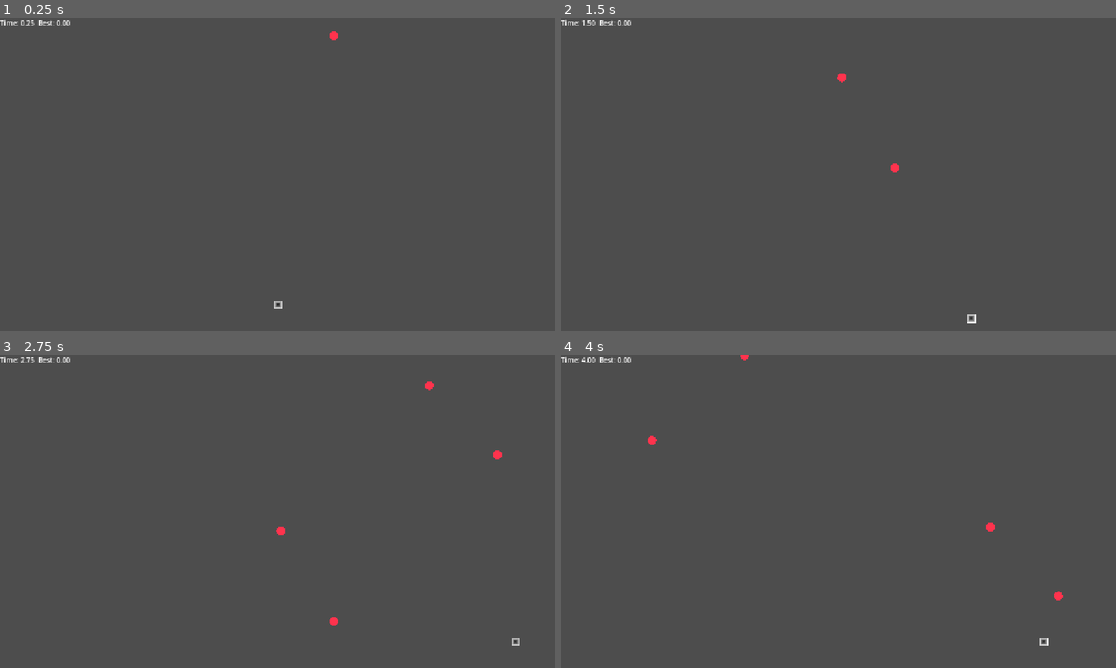
Above: before the commit, frames 1-4 (two rows, left to right).
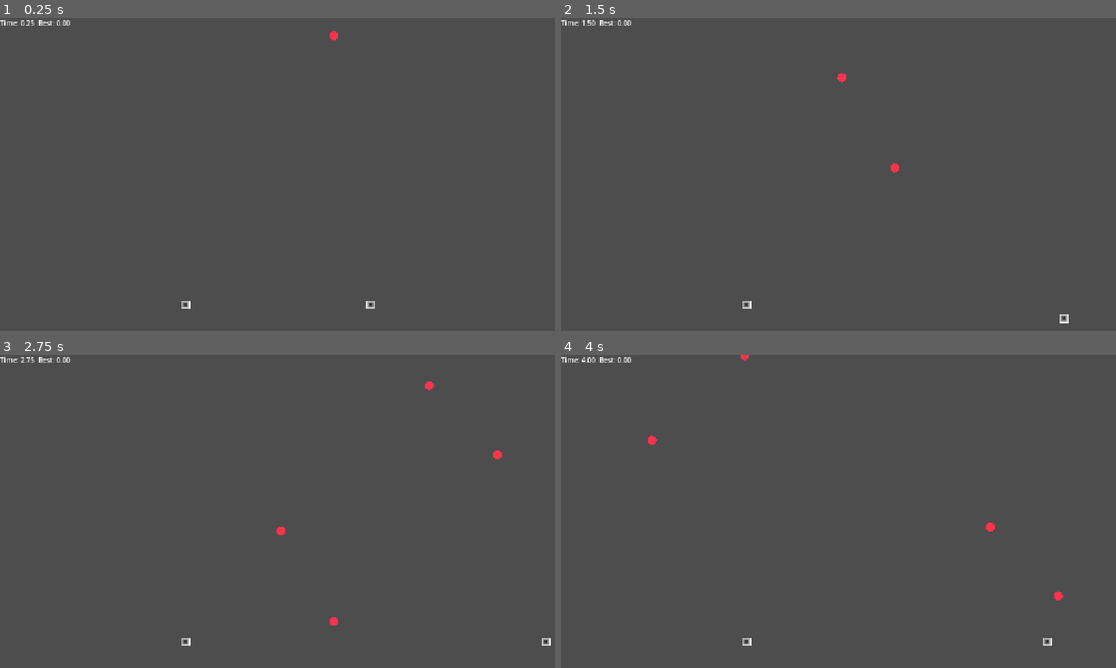
Above: after the commit, the same moments.

Repository: ahr8/GameDev_HS25_Avoidance
Game: Godot game, scene res://Scenes/Main.tscn
The game is run twice, just before and just after one commit, with the same random seed, the same clock (stepped at 60 frames per second) and the same inputs.
Inputs:
- Up to frame 1 (0.25 s): no input
- Up to frame 2 (1.5 s): tap Enter at 0.5 s; hold Right (ui_right) 0.53-1.28 s; hold Down (ui_down) from 1.28 s (still down)
- Up to frame 3 (2.75 s): release Down (ui_down) at 2.03 s; hold Right (ui_right) from 2.03 s (still down)
- Up to frame 4 (4 s): release Right (ui_right) at 2.78 s; hold Up (ui_up) 2.78-3.53 s; hold Left (ui_left) from 3.53 s (still down)

The runs differ from the first frame. In frame 1, 0.1% of the frame differs, in the area x 32-68%, y 90-93%; in frame 2, 0.1%, in the area x 32-92%, y 90-98%; in frame 3, 0.1%; in frame 4, less than 0.1%.

Commit message:
2 Player

Diff:
--- a/Scenes/Main.tscn
+++ b/Scenes/Main.tscn
@@ -26,11 +26,29 @@
 process_mode = 1
 collision_mask = 2
 script = ExtResource("1_r150o")
+start_at_bottom = true
+start_x_fraction = 0.666667
 
 [node name="CollisionShape2D" type="CollisionShape2D" parent="Player"]
 shape = SubResource("RectangleShape2D_idj7w")
 
 [node name="Sprite2D" type="Sprite2D" parent="Player"]
+texture = SubResource("GradientTexture2D_rgh2o")
+[node name="Player2" type="CharacterBody2D" parent="."]
+process_mode = 1
+collision_mask = 2
+script = ExtResource("1_r150o")
+start_at_bottom = true
+move_left_action = "move_left"
+move_right_action = "move_right"
+effect_up_action = "move_up"
+effect_down_action = "move_down"
+start_x_fraction = 0.333333
+
+[node name="CollisionShape2D" type="CollisionShape2D" parent="Player2"]
+shape = SubResource("RectangleShape2D_idj7w")
+
+[node name="Sprite2D" type="Sprite2D" parent="Player2"]
 texture = SubResource("GradientTexture2D_rgh2o")
 
 [node name="UI" type="CanvasLayer" parent="."]
--- a/Scripts/Main.gd
+++ b/Scripts/Main.gd
@@ -7,6 +7,28 @@
 	add_to_group("game")
 	# keep processing input while paused
 	process_mode = Node.PROCESS_MODE_WHEN_PAUSED
+	_ensure_wasd_actions()
+
+func _ensure_wasd_actions() -> void:
+	var mapping := {
+		"move_left": KEY_A,
+		"move_right": KEY_D,
+		"move_up": KEY_W,
+		"move_down": KEY_S,
+	}
+	for action in mapping.keys():
+		if not InputMap.has_action(action):
+			InputMap.add_action(action)
+		# Check if this physical key is already mapped
+		var exists := false
+		for ev in InputMap.action_get_events(action):
+			if ev is InputEventKey and ev.physical_keycode == mapping[action]:
+				exists = true
+				break
+		if not exists:
+			var e := InputEventKey.new()
+			e.physical_keycode = mapping[action]
+			InputMap.action_add_event(action, e)
 
 func on_player_hit():
 	if over: return
--- a/Scripts/Player.gd
+++ b/Scripts/Player.gd
@@ -12,6 +12,12 @@
 @export var nudge_spring_stiffness := 120.0
 @export var nudge_spring_damping := 14.0
 @export var y_margin := 24.0
+@export var start_at_bottom := true
+@export var start_x_fraction := 0.5
+@export var move_left_action := "ui_left"
+@export var move_right_action := "ui_right"
+@export var effect_up_action := "ui_up"
+@export var effect_down_action := "ui_down"
 
 var effect_active := false
 var effect_timer := 0.0
@@ -23,13 +29,13 @@
 func _ready():
 	add_to_group("player")
 	screen_size = get_viewport().get_visible_rect().size
-	global_position = Vector2(screen_size.x * 0.5, screen_size.y - 60)
+	global_position = Vector2(screen_size.x * start_x_fraction, screen_size.y - 60 if start_at_bottom else 60)
 	base_y = global_position.y
 	print("Player ready at ", global_position)
 
 func _physics_process(delta):
 	# Horizontal movement
-	var x := Input.get_action_strength("ui_right") - Input.get_action_strength("ui_left")
+	var x := Input.get_action_strength(move_right_action) - Input.get_action_strength(move_left_action)
 	var target_speed := x * speed
 	if x != 0.0:
 		velocity.x = move_toward(velocity.x, target_speed, acceleration * delta)
@@ -49,14 +55,14 @@
 
 	# Start effects on press if available
 	if not effect_active and cooldown_timer == 0.0:
-		if Input.is_action_just_pressed("ui_up"):
+		if Input.is_action_just_pressed(effect_up_action):
 			_start_effect(1)
-		elif Input.is_action_just_pressed("ui_down"):
+		elif Input.is_action_just_pressed(effect_down_action):
 			_start_effect(-1)
 
 	# Early end on release
 	if effect_active:
-		if (effect_direction == 1 and Input.is_action_just_released("ui_up")) or (effect_direction == -1 and Input.is_action_just_released("ui_down")):
+		if (effect_direction == 1 and Input.is_action_just_released(effect_up_action)) or (effect_direction == -1 and Input.is_action_just_released(effect_down_action)):
 			_end_effect()
 
 	move_and_slide()
